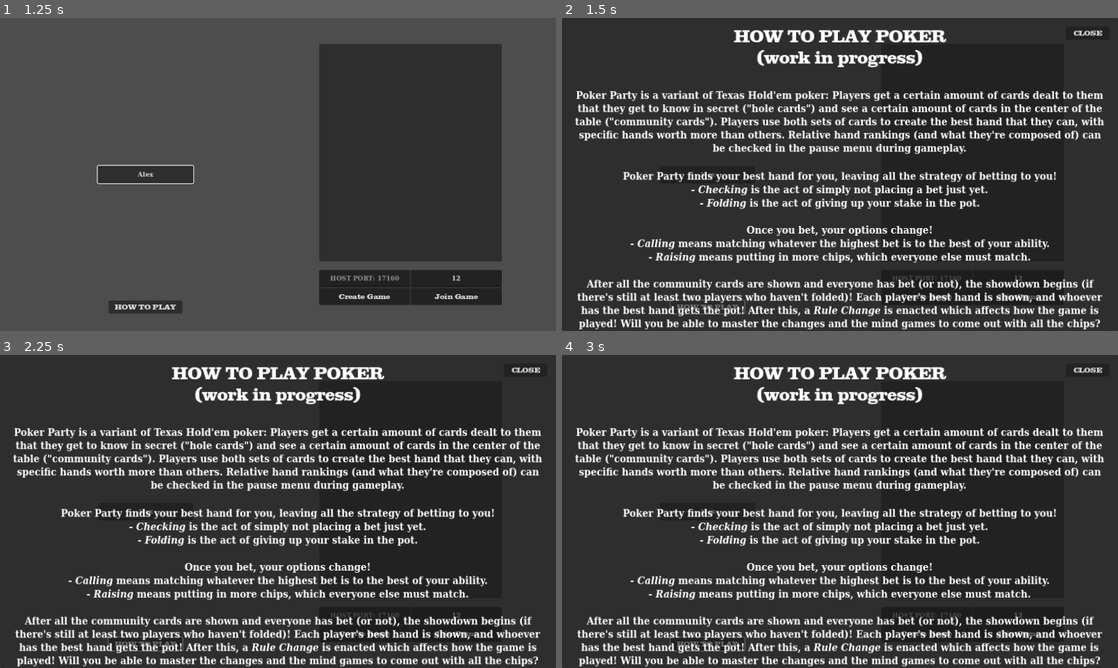
Above: before the commit, frames 1-4 (two rows, left to right).
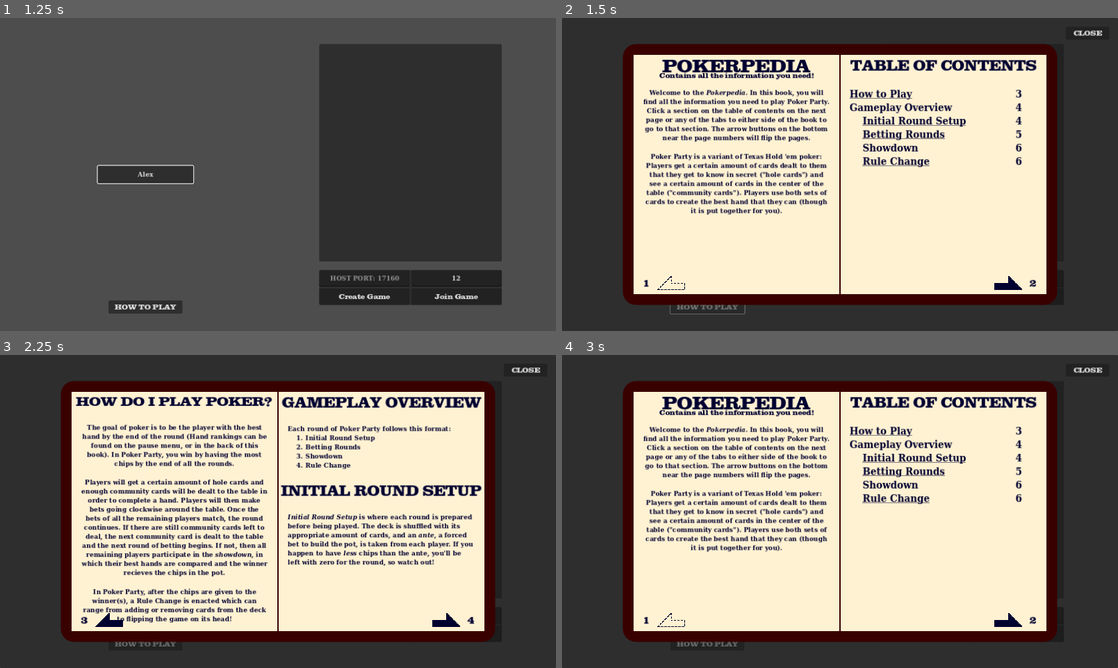
Above: after the commit, the same moments.

Repository: rwilson02/Poker-Party
Game: Godot game, scene res://scenes/Main.tscn
Two runs of this game, one before a commit and one after it. Both use one fixed random seed, a clock stepped at 60 frames per second and the inputs below.
Inputs (mouse positions are in pixels of both pictures, inside the frame that each line leads up to):
- Up to frame 1 (1.25 s): click (455, 277) at 0.52 s; type "12" at 0.6 s; click (144, 174) at 0.75 s; type "Alex" at 0.83 s
- Up to frame 2 (1.5 s): click "HOW TO PLAY" at 1.25 s
- Up to frame 3 (2.25 s): click (444, 621) at 2.02 s
- Up to frame 4 (3 s): click (673, 621) at 2.77 s

Frame 1 is identical in both runs. In frame 2, 69% of the frame differs, in the area x 2-98%, y 3-100%; in frame 3, 69%; in frame 4, 69%.

Commit message:
invent the pokerpedia
we love knowing things

Diff:
--- a/scenes/HowToPlay.tscn
+++ /dev/null
@@ -1,70 +0,0 @@
-[gd_scene load_steps=3 format=3 uid="uid://dml4kr48m8imv"]
-
-[ext_resource type="Theme" uid="uid://b4yajy8yajabe" path="res://theming/general.tres" id="1_6jbx7"]
-[ext_resource type="Script" path="res://scripts/ui/how_to_play_menu.gd" id="2_cv3gx"]
-
-[node name="HowToPlay" type="Panel"]
-anchors_preset = 15
-anchor_right = 1.0
-anchor_bottom = 1.0
-grow_horizontal = 2
-grow_vertical = 2
-theme = ExtResource("1_6jbx7")
-script = ExtResource("2_cv3gx")
-
-[node name="CLOSE" type="Button" parent="."]
-custom_minimum_size = Vector2(100, 30)
-layout_mode = 1
-anchors_preset = 1
-anchor_left = 1.0
-anchor_right = 1.0
-offset_left = -120.0
-offset_top = 20.0
-offset_right = -20.0
-offset_bottom = 50.0
-grow_horizontal = 0
-text = " CLOSE "
-
-[node name="Title" type="Label" parent="."]
-layout_mode = 1
-anchors_preset = 5
-anchor_left = 0.5
-anchor_right = 0.5
-offset_left = -248.0
-offset_top = 20.0
-offset_right = 248.0
-offset_bottom = 118.0
-grow_horizontal = 2
-theme_override_font_sizes/font_size = 36
-text = "HOW TO PLAY POKER
-(work in progress)"
-horizontal_alignment = 1
-
-[node name="Label" type="RichTextLabel" parent="."]
-layout_mode = 1
-anchors_preset = 7
-anchor_left = 0.5
-anchor_top = 1.0
-anchor_right = 0.5
-anchor_bottom = 1.0
-offset_left = -615.0
-offset_top = -550.0
-offset_right = 615.0
-grow_horizontal = 2
-grow_vertical = 0
-bbcode_enabled = true
-text = "[font_size=24][center]Poker Party is a variant of Texas Hold'em poker: Players get a certain amount of cards dealt to them that they get to know in secret (\"hole cards\") and see a certain amount of cards in the center of the table (\"community cards\"). Players use both sets of cards to create the best hand that they can, with specific hands worth more than others. Relative hand rankings (and what they're composed of) can be checked in the pause menu during gameplay.
-
-Poker Party finds your best hand for you, leaving all the strategy of betting to you!
-- [i]Checking[/i] is the act of simply not placing a bet just yet.
-- [i]Folding[/i] is the act of giving up your stake in the pot.
-
-Once you bet, your options change!
-- [i]Calling[/i] means matching whatever the highest bet is to the best of your ability.
-- [i]Raising[/i] means putting in more chips, which everyone else must match.
-
-After all the community cards are shown and everyone has bet (or not), the showdown begins (if there's still at least two players who haven't folded)! Each player's best hand is shown, and whoever has the best hand gets the pot! After this, a [i]Rule Change[/i] is enacted which affects how the game is played! Will you be able to master the changes and the mind games to come out with all the chips?"
-fit_content = true
-autowrap_mode = 2
-
-[connection signal="pressed" from="CLOSE" to="." method="close"]
--- a/scenes/Lobby.tscn
+++ b/scenes/Lobby.tscn
@@ -384,7 +384,7 @@
 alignment = 1
 context_menu_enabled = false
 
-[node name="HowToPlay" type="Button" parent="PlayerSetup"]
+[node name="OpenPokerpedia" type="Button" parent="PlayerSetup"]
 layout_mode = 1
 anchors_preset = 7
 anchor_left = 0.5
@@ -405,4 +405,4 @@
 [connection signal="pressed" from="LobbyControls/Control/PreGame/Joining/Join" to="." method="on_join_button"]
 [connection signal="pressed" from="LobbyControls/Control/InGame/StartButton" to="." method="on_start_button"]
 [connection signal="pressed" from="LobbyControls/Control/InGame/CancelButton" to="." method="on_cancel_button"]
-[connection signal="pressed" from="PlayerSetup/HowToPlay" to="." method="show_how_to_play"]
+[connection signal="pressed" from="PlayerSetup/OpenPokerpedia" to="." method="show_how_to_play"]
--- /dev/null
+++ b/scenes/Pokerpedia.tscn
@@ -0,0 +1,412 @@
+[gd_scene load_steps=9 format=3 uid="uid://dml4kr48m8imv"]
+
+[ext_resource type="Theme" uid="uid://b4yajy8yajabe" path="res://theming/general.tres" id="1_k7rdw"]
+[ext_resource type="Script" path="res://scripts/ui/pokerpedia.gd" id="2_vu4td"]
+[ext_resource type="Theme" uid="uid://do0gxw8cx220d" path="res://theming/pokerpedia.tres" id="3_466j1"]
+[ext_resource type="Texture2D" uid="uid://dk0rcm57vix5s" path="res://textures/barb_arrow.png" id="4_5v4uy"]
+[ext_resource type="Texture2D" uid="uid://cyb58hglrd1im" path="res://textures/barb_arrow_empty.png" id="5_opqm8"]
+
+[sub_resource type="StyleBoxFlat" id="StyleBoxFlat_ojsam"]
+bg_color = Color(0.223529, 0, 0, 1)
+corner_radius_top_left = 30
+corner_radius_top_right = 30
+corner_radius_bottom_right = 30
+corner_radius_bottom_left = 30
+
+[sub_resource type="StyleBoxFlat" id="StyleBoxFlat_bbuxl"]
+bg_color = Color(1, 0.94902, 0.823529, 1)
+
+[sub_resource type="StyleBoxFlat" id="StyleBoxFlat_iahhu"]
+bg_color = Color(1, 0.948887, 0.822917, 1)
+
+[node name="Pokerpedia" type="Panel"]
+anchors_preset = 15
+anchor_right = 1.0
+anchor_bottom = 1.0
+grow_horizontal = 2
+grow_vertical = 2
+theme = ExtResource("1_k7rdw")
+script = ExtResource("2_vu4td")
+
+[node name="CLOSE" type="Button" parent="."]
+custom_minimum_size = Vector2(100, 30)
+layout_mode = 1
+anchors_preset = 1
+anchor_left = 1.0
+anchor_right = 1.0
+offset_left = -120.0
+offset_top = 20.0
+offset_right = -20.0
+offset_bottom = 50.0
+grow_horizontal = 0
+text = " CLOSE "
+
+[node name="PokerpediaBack" type="Panel" parent="."]
+layout_mode = 1
+anchors_preset = 8
+anchor_left = 0.5
+anchor_top = 0.5
+anchor_right = 0.5
+anchor_bottom = 0.5
+offset_left = -500.0
+offset_top = -300.0
+offset_right = 500.0
+offset_bottom = 300.0
+grow_horizontal = 2
+grow_vertical = 2
+theme = ExtResource("3_466j1")
+theme_override_styles/panel = SubResource("StyleBoxFlat_ojsam")
+
+[node name="PageSep" type="HBoxContainer" parent="PokerpediaBack"]
+layout_mode = 1
+anchors_preset = 8
+anchor_left = 0.5
+anchor_top = 0.5
+anchor_right = 0.5
+anchor_bottom = 0.5
+offset_left = -475.0
+offset_top = -275.0
+offset_right = 475.0
+offset_bottom = 275.0
+grow_horizontal = 2
+grow_vertical = 2
+
+[node name="PageL" type="Panel" parent="PokerpediaBack/PageSep"]
+unique_name_in_owner = true
+layout_mode = 2
+size_flags_horizontal = 3
+theme_override_styles/panel = SubResource("StyleBoxFlat_bbuxl")
+
+[node name="PageNum" type="Label" parent="PokerpediaBack/PageSep/PageL"]
+layout_mode = 1
+anchors_preset = 2
+anchor_top = 1.0
+anchor_bottom = 1.0
+offset_left = 10.0
+offset_top = -34.0
+offset_right = 50.0
+offset_bottom = -10.0
+grow_vertical = 0
+theme_override_font_sizes/font_size = 22
+text = "1"
+horizontal_alignment = 1
+
+[node name="Page1" type="VBoxContainer" parent="PokerpediaBack/PageSep/PageL"]
+layout_mode = 1
+anchors_preset = 15
+anchor_right = 1.0
+anchor_bottom = 1.0
+grow_horizontal = 2
+grow_vertical = 2
+
+[node name="Title" type="Label" parent="PokerpediaBack/PageSep/PageL/Page1"]
+custom_minimum_size = Vector2(0, 50)
+layout_mode = 2
+theme_override_font_sizes/font_size = 40
+text = "POKERPEDIA"
+horizontal_alignment = 1
+vertical_alignment = 1
+
+[node name="Subtitle" type="Label" parent="PokerpediaBack/PageSep/PageL/Page1/Title"]
+layout_mode = 1
+anchors_preset = 7
+anchor_left = 0.5
+anchor_top = 1.0
+anchor_right = 0.5
+anchor_bottom = 1.0
+offset_left = -177.5
+offset_top = -18.0
+offset_right = 177.5
+offset_bottom = 6.0
+grow_horizontal = 2
+grow_vertical = 0
+text = "Contains all the information you need!"
+horizontal_alignment = 1
+vertical_alignment = 2
+
+[node name="MarginContainer" type="MarginContainer" parent="PokerpediaBack/PageSep/PageL/Page1"]
+layout_mode = 2
+size_flags_vertical = 3
+
+[node name="RichTextLabel" type="RichTextLabel" parent="PokerpediaBack/PageSep/PageL/Page1/MarginContainer"]
+layout_mode = 2
+bbcode_enabled = true
+text = "[center]Welcome to the [i]Pokerpedia.[/i] In this book, you will find all the information you need to play Poker Party. Click a section on the table of contents on the next page or any of the tabs to either side of the book to go to that section. The arrow buttons on the bottom near the page numbers will flip the pages.
+
+Poker Party is a variant of Texas Hold 'em poker: Players get a certain amount of cards dealt to them that they get to know in secret (\"hole cards\") and see a certain amount of cards in the center of the table (\"community cards\"). Players use both sets of cards to create the best hand that they can (though it is put together for you)."
+fit_content = true
+
+[node name="Page3" type="VBoxContainer" parent="PokerpediaBack/PageSep/PageL"]
+visible = false
+layout_mode = 1
+anchors_preset = 15
+anchor_right = 1.0
+anchor_bottom = 1.0
+grow_horizontal = 2
+grow_vertical = 2
+
+[node name="Label" type="Label" parent="PokerpediaBack/PageSep/PageL/Page3"]
+custom_minimum_size = Vector2(0, 50)
+layout_mode = 2
+theme_override_font_sizes/font_size = 30
+text = "HOW DO I PLAY POKER?"
+horizontal_alignment = 1
+vertical_alignment = 1
+
+[node name="MarginContainer" type="MarginContainer" parent="PokerpediaBack/PageSep/PageL/Page3"]
+layout_mode = 2
+
+[node name="RichTextLabel" type="RichTextLabel" parent="PokerpediaBack/PageSep/PageL/Page3/MarginContainer"]
+layout_mode = 2
+bbcode_enabled = true
+text = "[center]The goal of poker is to be the player with the best hand by the end of the round (Hand rankings can be found on the pause menu, or in the back of this book). In Poker Party, you win by having the most chips by the end of all the rounds.
+
+Players will get a certain amount of hole cards and enough community cards will be dealt to the table in order to complete a hand. Players will then make bets going clockwise around the table. Once the bets of all the remaining players match, the round continues. If there are still community cards left to deal, the next community card is dealt to the table and the next round of betting begins. If not, then all remaining players participate in the [i]showdown[/i], in which their best hands are compared and the winner recieves the chips in the pot.
+
+In Poker Party, after the chips are given to the winner(s), a Rule Change is enacted which can range from adding or removing cards from the deck to flipping the game on its head!"
+fit_content = true
+
+[node name="Page5" type="VBoxContainer" parent="PokerpediaBack/PageSep/PageL"]
+visible = false
+layout_mode = 1
+anchors_preset = 15
+anchor_right = 1.0
+anchor_bottom = 1.0
+grow_horizontal = 2
+grow_vertical = 2
+
+[node name="Label" type="Label" parent="PokerpediaBack/PageSep/PageL/Page5"]
+custom_minimum_size = Vector2(0, 50)
+layout_mode = 2
+theme_override_font_sizes/font_size = 40
+text = "BETTING ROUNDS"
+horizontal_alignment = 1
+vertical_alignment = 1
+
+[node name="MarginContainer" type="MarginContainer" parent="PokerpediaBack/PageSep/PageL/Page5"]
+layout_mode = 2
+
+[node name="RichTextLabel" type="RichTextLabel" parent="PokerpediaBack/PageSep/PageL/Page5/MarginContainer"]
+layout_mode = 2
+bbcode_enabled = true
+text = "After the initial reveal of community cards, and each reveal after, players will take turns betting until the bets of all remaining players match, or nobody can bet any more chips.
+
+[font_size=24]Pre-Bet[/font_size]
+Before any player has placed a bet:
+[ul] You may [i]check[/i], which is to not place a bet yet.
+ You may [i]bet[/i], opening the pot and setting the first limit for other players to match.
+ You may [i]fold[/i], which is to give up your stake in the round and be exempt from further betting.[/ul]
+
+[font_size=24]Post-Bet[/font_size]
+After some player has bet, your options change, though you reserve the right to fold at any time:
+[ul] You can [i]call[/i], adding as many chips to your bet as it takes to match the highest bet so far.
+ You can [i]raise[/i], increasing the bet to match by some number of chips."
+fit_content = true
+
+[node name="PageR" type="Panel" parent="PokerpediaBack/PageSep"]
+unique_name_in_owner = true
+layout_mode = 2
+size_flags_horizontal = 3
+theme_override_styles/panel = SubResource("StyleBoxFlat_iahhu")
+
+[node name="PageNum" type="Label" parent="PokerpediaBack/PageSep/PageR"]
+layout_mode = 1
+anchors_preset = 3
+anchor_left = 1.0
+anchor_top = 1.0
+anchor_right = 1.0
+anchor_bottom = 1.0
+offset_left = -50.0
+offset_top = -34.0
+offset_right = -10.0
+offset_bottom = -10.0
+grow_horizontal = 0
+grow_vertical = 0
+theme_override_font_sizes/font_size = 22
+text = "2"
+horizontal_alignment = 1
+
+[node name="Page2" type="VBoxContainer" parent="PokerpediaBack/PageSep/PageR"]
+layout_mode = 1
+anchors_preset = 15
+anchor_right = 1.0
+anchor_bottom = 1.0
+grow_horizontal = 2
+grow_vertical = 2
+
+[node name="Title" type="Label" parent="PokerpediaBack/PageSep/PageR/Page2"]
+custom_minimum_size = Vector2(0, 50)
+layout_mode = 2
+theme_override_font_sizes/font_size = 32
+text = "TABLE OF CONTENTS"
+horizontal_alignment = 1
+vertical_alignment = 1
+
+[node name="MarginContainer" type="MarginContainer" parent="PokerpediaBack/PageSep/PageR/Page2"]
+layout_mode = 2
+size_flags_vertical = 3
+
+[node name="HBoxContainer" type="HBoxContainer" parent="PokerpediaBack/PageSep/PageR/Page2/MarginContainer"]
+layout_mode = 2
+
+[node name="Sections" type="RichTextLabel" parent="PokerpediaBack/PageSep/PageR/Page2/MarginContainer/HBoxContainer"]
+unique_name_in_owner = true
+layout_mode = 2
+size_flags_horizontal = 3
+size_flags_stretch_ratio = 4.0
+theme_override_font_sizes/normal_font_size = 24
+bbcode_enabled = true
+text = "[url={\"page\":3}]How to Play[/url]
+[url={\"page\":4}]Gameplay Overview[/url]
+[indent][url={\"page\":4}]Initial Round Setup[/url]
+[url={\"page\":5}]Betting Rounds[/url]
+[url={\"page\":6}]Showdown[/url]
+[url={\"page\":6}]Rule Change[/url][/indent]"
+
+[node name="RichTextLabel" type="RichTextLabel" parent="PokerpediaBack/PageSep/PageR/Page2/MarginContainer/HBoxContainer"]
+layout_mode = 2
+size_flags_horizontal = 3
+theme_override_font_sizes/normal_font_size = 24
+bbcode_enabled = true
+text = "[center]3
+4
+4
+5
+6
+6"
+
+[node name="Page4" type="VBoxContainer" parent="PokerpediaBack/PageSep/PageR"]
+visible = false
+layout_mode = 1
+anchors_preset = 15
+anchor_right = 1.0
+anchor_bottom = 1.0
+grow_horizontal = 2
+grow_vertical = 2
+
+[node name="Label" type="Label" parent="PokerpediaBack/PageSep/PageR/Page4"]
+custom_minimum_size = Vector2(0, 50)
+layout_mode = 2
+theme_override_font_sizes/font_size = 32
+text = "GAMEPLAY OVERVIEW"
+horizontal_alignment = 1
+vertical_alignment = 1
+
+[node name="MarginContainer" type="MarginContainer" parent="PokerpediaBack/PageSep/PageR/Page4"]
+layout_mode = 2
+
+[node name="RichTextLabel" type="RichTextLabel" parent="PokerpediaBack/PageSep/PageR/Page4/MarginContainer"]
+layout_mode = 2
+bbcode_enabled = true
+text = "Each round of Poker Party follows this format:
+[ol] Initial Round Setup
+ Betting Rounds
+ Showdown
+ Rule Change
+[/ol]"
+fit_content = true
+
+[node name="Label2" type="Label" parent="PokerpediaBack/PageSep/PageR/Page4"]
+custom_minimum_size = Vector2(0, 50)
+layout_mode = 2
+theme_override_font_sizes/font_size = 32
+text = "INITIAL ROUND SETUP"
+horizontal_alignment = 1
+vertical_alignment = 1
+
+[node name="MarginContainer2" type="MarginContainer" parent="PokerpediaBack/PageSep/PageR/Page4"]
+layout_mode = 2
+
+[node name="RichTextLabel" type="RichTextLabel" parent="PokerpediaBack/PageSep/PageR/Page4/MarginContainer2"]
+layout_mode = 2
+bbcode_enabled = true
+text = "[i]Initial Round Setup[/i] is where each round is prepared before being played. The deck is shuffled with its appropriate amount of cards, and an [i]ante[/i], a forced bet to build the pot, is taken from each player. If you happen to have [i]less[/i] chips than the ante, you'll be left with zero for the round, so watch out!"
+fit_content = true
+
+[node name="Page6" type="VBoxContainer" parent="PokerpediaBack/PageSep/PageR"]
+visible = false
+layout_mode = 1
+anchors_preset = 15
+anchor_right = 1.0
+anchor_bottom = 1.0
+grow_horizontal = 2
+grow_vertical = 2
+
+[node name="Title" type="Label" parent="PokerpediaBack/PageSep/PageR/Page6"]
+custom_minimum_size = Vector2(0, 50)
+layout_mode = 2
+theme_override_font_sizes/font_size = 40
+text = "SHOWDOWN"
+horizontal_alignment = 1
+vertical_alignment = 1
+
+[node name="MarginContainer" type="MarginContainer" parent="PokerpediaBack/PageSep/PageR/Page6"]
+layout_mode = 2
+
+[node name="RichTextLabel" type="RichTextLabel" parent="PokerpediaBack/PageSep/PageR/Page6/MarginContainer"]
+layout_mode = 2
+bbcode_enabled = true
+text = "In the [i]showdown[/i], all remaining players get to see the best possible hand that everyone has. The showdown does not occur when all but one player has folded; That player is directly awarded all the chips in the pot. A player's best possible hand is found automatically, so all their focus can be on strategizing."
+fit_content = true
+
+[node name="Title2" type="Label" parent="PokerpediaBack/PageSep/PageR/Page6"]
+custom_minimum_size = Vector2(0, 50)
+layout_mode = 2
+theme_override_font_sizes/font_size = 40
+text = "RULE CHANGE"
+horizontal_alignment = 1
+vertical_alignment = 1
+
+[node name="MarginContainer2" type="MarginContainer" parent="PokerpediaBack/PageSep/PageR/Page6"]
+layout_mode = 2
+
+[node name="RichTextLabel" type="RichTextLabel" parent="PokerpediaBack/PageSep/PageR/Page6/MarginContainer2"]
+layout_mode = 2
+bbcode_enabled = true
+text = "Whichever player has the [i]least[/i] chips at the end of a round gets the choice between two Rule Changes to enact to alter the game. Most Rule Changes can apply up to twice, and some are dependent on the number of players in the game. Rule Changes tend to come in pairs. A gallery of all the Rule Changes can be found in the back of this book."
+fit_content = true
+
+[node name="ButtonBACK" type="TextureButton" parent="PokerpediaBack"]
+unique_name_in_owner = true
+modulate = Color(0, 0, 0.188235, 1)
+texture_filter = 1
+layout_mode = 1
+anchors_preset = 2
+anchor_top = 1.0
+anchor_bottom = 1.0
+offset_left = 80.0
+offset_top = -70.0
+offset_right = 144.0
+offset_bottom = -30.0
+grow_vertical = 0
+disabled = true
+texture_normal = ExtResource("4_5v4uy")
+texture_disabled = ExtResource("5_opqm8")
+ignore_texture_size = true
+stretch_mode = 5
+flip_h = true
+
+[node name="ButtonFWD" type="TextureButton" parent="PokerpediaBack"]
+unique_name_in_owner = true
+modulate = Color(0, 0, 0.188235, 1)
+texture_filter = 1
+layout_mode = 1
+anchors_preset = 3
+anchor_left = 1.0
+anchor_top = 1.0
+anchor_right = 1.0
+anchor_bottom = 1.0
+offset_left = -144.0
+offset_top = -70.0
+offset_right = -80.0
+offset_bottom = -30.0
+grow_horizontal = 0
+grow_vertical = 0
+texture_normal = ExtResource("4_5v4uy")
+texture_disabled = ExtResource("5_opqm8")
+ignore_texture_size = true
+stretch_mode = 5
+
+[connection signal="pressed" from="CLOSE" to="." method="close"]
+[connection signal="pressed" from="PokerpediaBack/ButtonBACK" to="." method="go_back"]
+[connection signal="pressed" from="PokerpediaBack/ButtonFWD" to="." method="go_forward"]
--- a/scripts/lobby.gd
+++ b/scripts/lobby.gd
@@ -8,7 +8,7 @@
 @onready var start_controls = $LobbyControls/Control/InGame
 @onready var timer = $Timer
 
-const HOW_TO_PLAY = preload("res://scenes/HowToPlay.tscn")
+const POKERPEDIA = preload("res://scenes/Pokerpedia.tscn")
 
 @onready var name_input = $PlayerSetup/LineEdit
 
@@ -172,4 +172,4 @@
 	return ""
 
 func show_how_to_play():
-	add_child(HOW_TO_PLAY.instantiate())
+	add_child(POKERPEDIA.instantiate())
--- a/scripts/ui/how_to_play_menu.gd
+++ /dev/null
@@ -1,4 +0,0 @@
-extends Node
-
-func close():
-	self.queue_free()
--- /dev/null
+++ b/scripts/ui/pokerpedia.gd
@@ -0,0 +1,58 @@
+extends Node
+
+@onready var left_page = %PageL
+@onready var right_page = %PageR
+@onready var forward_button = %ButtonFWD
+@onready var back_button = %ButtonBACK
+@onready var TOC = %Sections
+
+var page = 1
+var currentL
+var currentR
+
+func _ready():
+	TOC.meta_clicked.connect(set_page)
+
+	currentL = left_page.get_child(page)
+	currentR = right_page.get_child(page)
+
+func close():
+	self.queue_free()
+
+func go_forward():
+	set_page(page + 1, true)
+func go_back():
+	set_page(page - 1, true)
+func set_page(page_num, internal = false):
+	if typeof(page_num) == TYPE_STRING:
+		var dict = JSON.parse_string(page_num)
+		page_num = roundi(dict.page)
+	elif typeof(page_num) != TYPE_INT:
+		return
+
+	if not internal:
+		page_num = ceili(page_num / 2.0)
+
+	page = page_num
+	var newL = left_page.get_child(page)
+	var newR = right_page.get_child(page)
+	left_page.get_child(0).text = str(page * 2 - 1)
+	right_page.get_child(0).text = str(page * 2)
+	var has_right = newR != null
+
+	newL.visible = true
+	if has_right: newR.visible = true
+	currentL.visible = false
+	if currentR != null: currentR.visible = false
+	currentL = newL
+	currentR = newR
+
+	if page == 1:
+		back_button.disabled = true
+		forward_button.disabled = false
+	elif page >= left_page.get_child_count() - 1:
+		forward_button.disabled = true
+		back_button.disabled = false
+	else:
+		forward_button.disabled = false
+		back_button.disabled = false
--- /dev/null
+++ b/theming/pokerpedia.tres
@@ -0,0 +1,5 @@
+[gd_resource type="Theme" format=3 uid="uid://do0gxw8cx220d"]
+
+[resource]
+Label/colors/font_color = Color(0, 0, 0.188235, 1)
+RichTextLabel/colors/default_color = Color(0, 0, 0.188235, 1)
Binary file added: textures/barb_arrow.png
Not shown, added: textures/barb_arrow.png.import
Binary file added: textures/barb_arrow_empty.png
Not shown, added: textures/barb_arrow_empty.png.import
